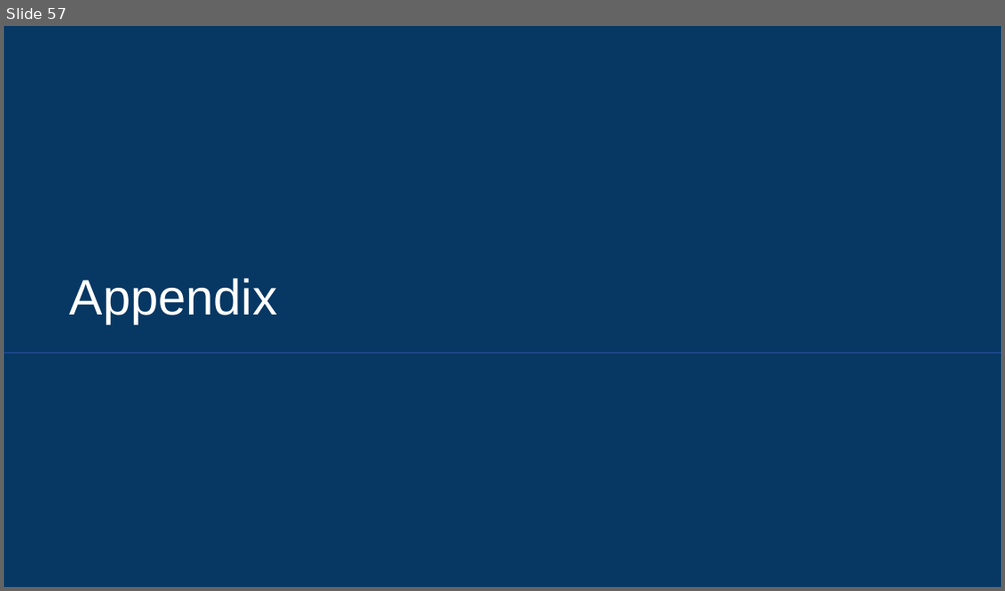
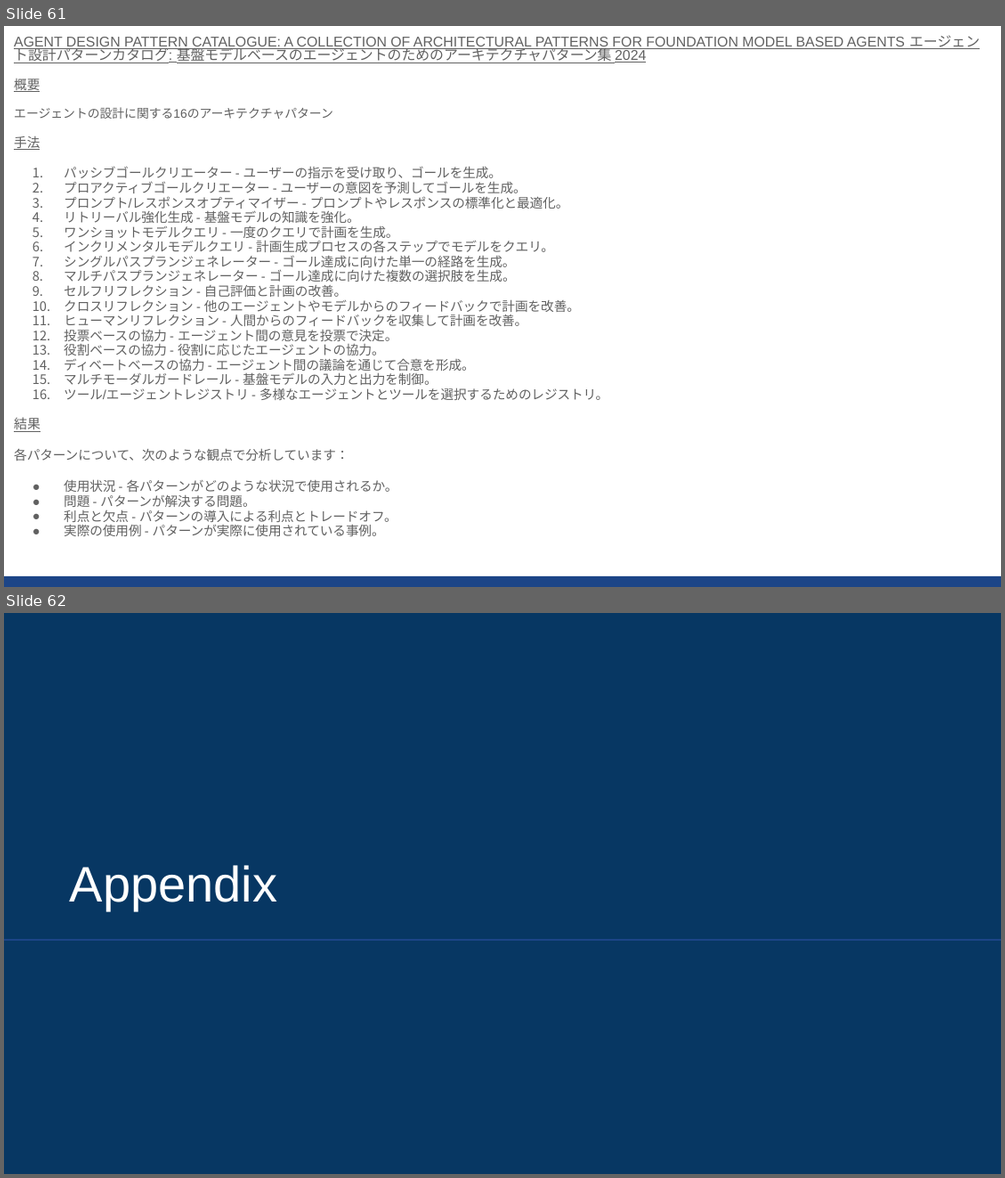
Before and after one commit to sekihan02/code_sundbox, a slide deck: 2024_LLM論文要約_5.pptx. Shown one above the other, each under a label of ours: slide 57 before the commit, slides 61 and 62 after it. The pictures are 1005x591 and 1005x1178 pixels, drawn with LibreOffice and Linux fonts; fonts in the diff are those of the drawing. Boxes give left, top, right and bottom in pixels: in the first picture for what was removed or moved away, otherwise in the second. Text is boxed around its words. In the diff, an @@ line names an element or a change of style, - is before the commit and + after.

```diff
--- a/2024_LLM論文要約_5.pptx
+++ b/2024_LLM論文要約_5.pptx
@@ slide 61 added at (4, 26, 1001, 587), background #FFFFFF @@
@@ text added at (14, 35, 979, 536), 9.3 pt, text #616161 @@
+AGENT DESIGN PATTERN CATALOGUE: A COLLECTION OF ARCHITECTURAL PATTERNS FOR FOUNDATION MODEL BASED AGENTS エージェント設計パターンカタログ: 基盤モデルベースのエージェントのためのアーキテクチャパターン集 2024
+概要
+エージェントの設計に関する16のアーキテクチャパターン
+手法
+1. パッシブゴールクリエーター - ユーザーの指示を受け取り、ゴールを生成。
+2. プロアクティブゴールクリエーター - ユーザーの意図を予測してゴールを生成。
+3. プロンプト/レスポンスオプティマイザー - プロンプトやレスポンスの標準化と最適化。
+4. リトリーバル強化生成 - 基盤モデルの知識を強化。
+5. ワンショットモデルクエリ - 一度のクエリで計画を生成。
+6. インクリメンタルモデルクエリ - 計画生成プロセスの各ステップでモデルをクエリ。
+7. シングルパスプランジェネレーター - ゴール達成に向けた単一の経路を生成。
+8. マルチパスプランジェネレーター - ゴール達成に向けた複数の選択肢を生成。
+9. セルフリフレクション - 自己評価と計画の改善。
+10. クロスリフレクション - 他のエージェントやモデルからのフィードバックで計画を改善。
+11. ヒューマンリフレクション - 人間からのフィードバックを収集して計画を改善。
+12. 投票ベースの協力 - エージェント間の意見を投票で決定。
+13. 役割ベースの協力 - 役割に応じたエージェントの協力。
+14. ディベートベースの協力 - エージェント間の議論を通じて合意を形成。
+15. マルチモーダルガードレール - 基盤モデルの入力と出力を制御。
+16. ツール/エージェントレジストリ - 多様なエージェントとツールを選択するためのレジストリ。
+結果
+各パターンについて、次のような観点で分析しています：
+● 使用状況 - 各パターンがどのような状況で使用されるか。
+● 問題 - パターンが解決する問題。
+● 利点と欠点 - パターンの導入による利点とトレードオフ。
+● 実際の使用例 - パターンが実際に使用されている事例。
@@ rectangle added at (4, 576, 1001, 587), fill #1C4587 @@
@@ what was slide 57 is now slide 62 @@
```
Also in this commit, not shown: 4 other slides added, 3 other files.
